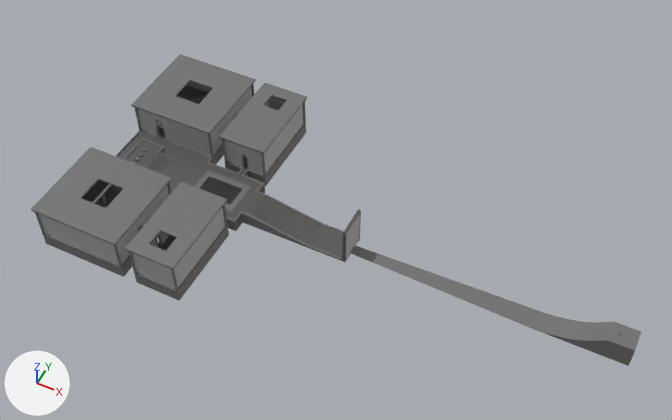
Renders of the FBX model Ritual Unity Project Folder/Assets/Meshes/Temple/TempleLevelMesh.fbx from each side of a commit.
Before and after are seen from a 50 mm lens placed at (130.0, -284.0, 381.0), pointed at (-14.0, 4.0, 21.0). Every picture has the same lights, and +X, +Y and +Z are marked at lower left. Where no turn or scale is listed for an object, it has been applied to the vertices. Vertices at the same position are counted once.

In view in the first picture: 'LevelMesh'.
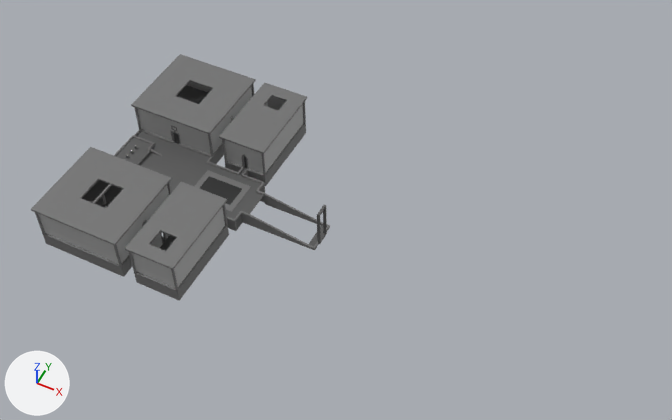
Boxes [x1, y1, x2, y2] around the edits, measured in the pictures (672 x 420 px; the box of a moved part takes in the faces that stretch with it):
'LevelMesh', reshaped (51% narrower, 21% shorter): before [31, 54, 641, 366]; after [31, 54, 330, 301]
part 1 of me_mesh, added: after [169, 120, 181, 144]
part 2 of me_mesh, deleted: before [534, 312, 641, 366]
part 3 of me_mesh, deleted: before [343, 209, 361, 262]
part 4 of me_mesh, deleted: before [351, 246, 541, 329]
part 5 of me_mesh, moved or reshaped: before [116, 87, 344, 276]; after [114, 83, 330, 291]

What changed in the scene script:
```text
Change me_mesh:
    used by ob_levelmesh; location = (0.0, 0.0, 0.0)
    remove me_mesh.from_pydata(...)  # 2606 vertices, 2452 faces; spans x -151.0..147.0, y -70.0..70.0, z -1.0..27.0
    add me_mesh.from_pydata(...)  # 2210 vertices, 2034 faces; spans x -151.0..-19.0, y -70.0..70.0, z -1.0..27.0
    me_mesh part 1: a new loose piece of 88 vertices spanning x -128.0..-122.0, y 21.0..22.0, z 7.0..26.0
    me_mesh part 2: the loose piece of 64 vertices spanning x 100.0..147.0, y -6.0..6.0, z 0.0..13.0 is deleted
    me_mesh part 3: the loose piece of 32 vertices spanning x -3.0..-2.0, y -9.0..9.0, z -1.0..22.0 is deleted
    me_mesh part 4: the loose piece of 4 vertices spanning x -2.0..100.0, y -6.0..6.0, z 0.0 is deleted
    me_mesh part 5: 139 vertices moved from x -138.0..-3.0, y -51.0..50.0, z -1.0..26.0 to x -128.0..-21.0, y -46.0..45.0, z -1.0..26.0; 716 vertices removed from x -144.0..-3.0, y -52.0..50.0, z -1.0..26.0; 368 vertices added at x -150.0..-19.0, y -69.0..69.0, z -1.0..26.0
```
